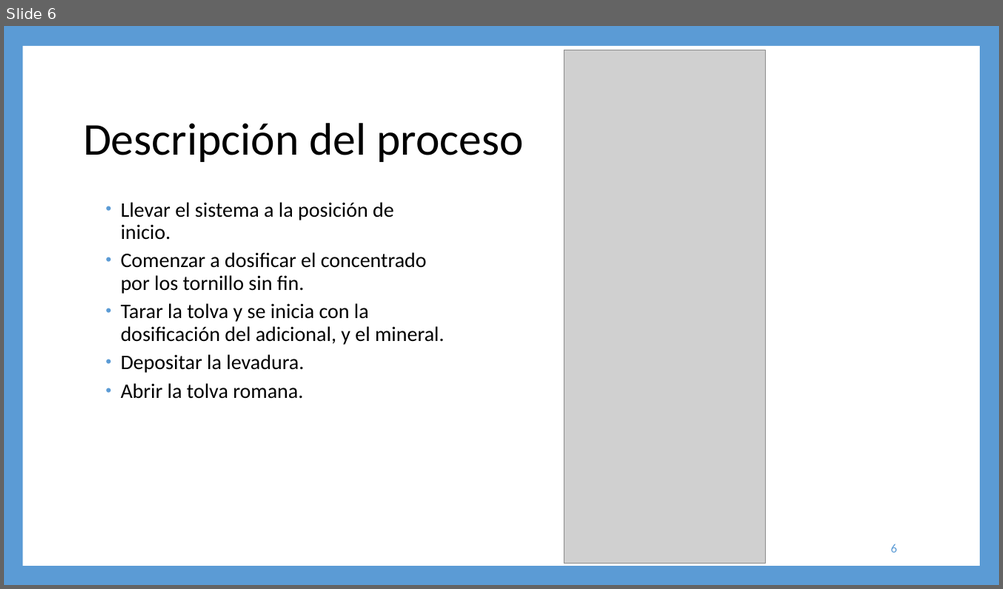
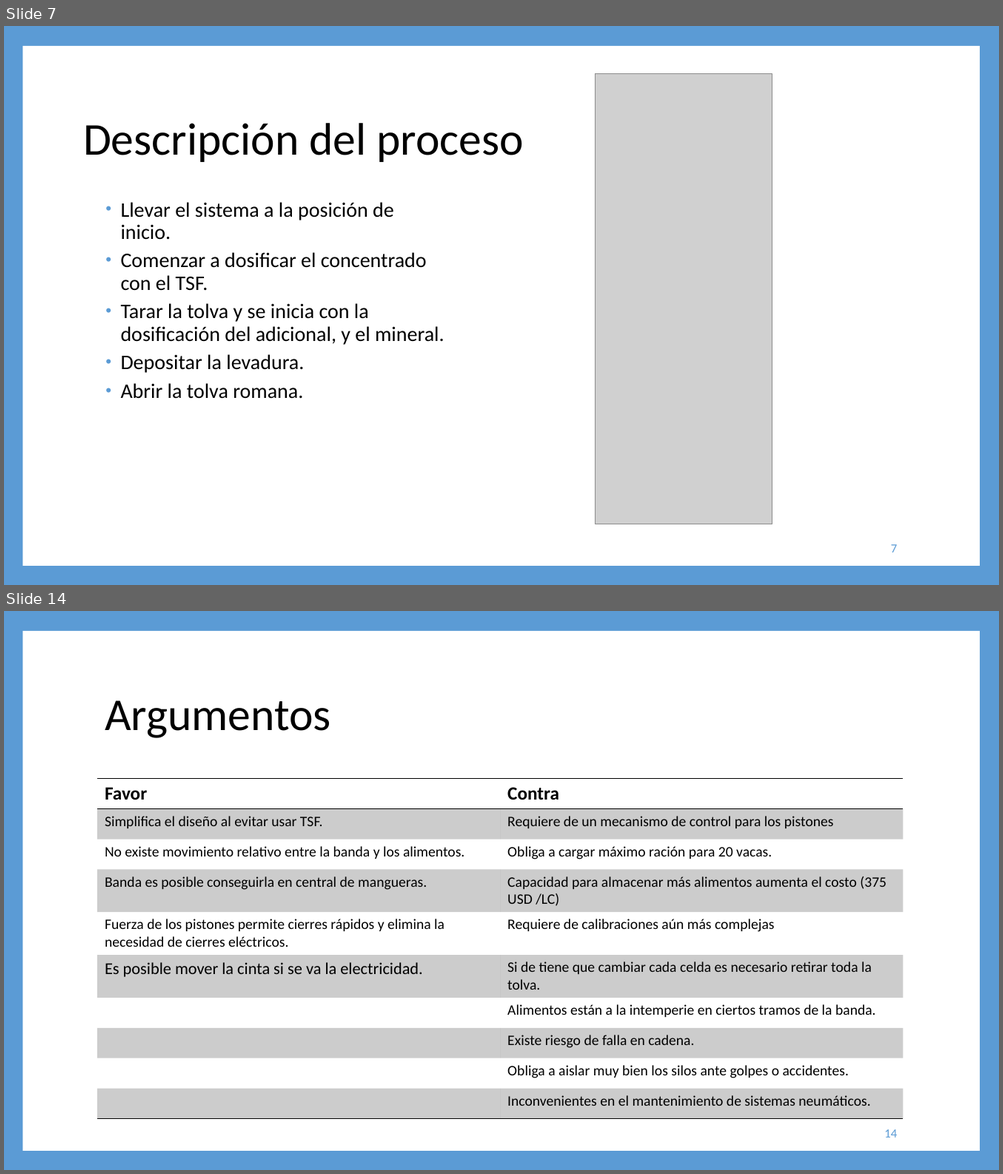
Before and after one commit to steveamena/Graduacion, a slide deck: Documentación/Entregables/Propuestas de solución.pptx. Shown one above the other, each under a label of ours: slide 6 before the commit, slides 7 and 14 after it; the slides between them are not shown. The pictures are 1003x589 and 1003x1174 pixels, drawn with LibreOffice and Linux fonts; fonts in the diff are those of the drawing; grey boxes stand for pictures. Boxes give left, top, right and bottom in pixels: in the first picture for what was removed or moved away, otherwise in the second. Text is boxed around its words. In the diff, an @@ line names an element or a change of style, - is before the commit and + after.

Commit message:
Final entregables

```diff
--- a/Documentación/Entregables/Propuestas de solución.pptx
+++ b/Documentación/Entregables/Propuestas de solución.pptx
@@ slide 14 added at (4, 611, 999, 1170), background #5B9BD5; not listed: 1 template element that a slide beside it also shows @@
@@ title added at (105, 701, 331, 738), 44 pt, text #000000 @@
+Argumentos
@@ table added at (97, 779, 903, 1118), 10 rows, 2 columns @@
+Favor | Contra
+Simplifica el diseño al evitar usar TSF. | Requiere de un mecanismo de control para los pistones
+No existe movimiento relativo entre la banda y los alimentos. | Obliga a cargar máximo ración para 20 vacas.
+Banda es posible conseguirla en central de mangueras. | Capacidad para almacenar más alimentos aumenta el costo (375 USD /LC)
+Fuerza de los pistones permite cierres rápidos y elimina la necesidad de cierres eléctricos. | Requiere de calibraciones aún más complejas
+Es posible mover la cinta si se va la electricidad. | Si de tiene que cambiar cada celda es necesario retirar toda la tolva.
+ | Alimentos están a la intemperie en ciertos tramos de la banda.
+ | Existe riesgo de falla en cadena.
+ | Obliga a aislar muy bien los silos ante golpes o accidentes.
+ | Inconvenientes en el mantenimiento de sistemas neumáticos.
@@ page number added at (884, 1130, 896, 1138), 12 pt, text #5B9BD5 @@
+14
@@ what was slide 6 is now slide 7 @@
@@ slide 7 changed as well @@
@@ picture: place and size @@
-picture at (563, 50, 765, 564)
+picture at (595, 74, 771, 525)
@@ text at (121, 252, 427, 291): text changed @@
-  • Comenzar a dosificar el concentrado por los tornillo sin fin.
+  • Comenzar a dosificar el concentrado con el TSF.
@@ page number at (891, 545, 896, 553): text changed @@
-6
+7
```
Also in this commit, not shown: 6 other slides changed, 9 other slides added, 55 other files.
